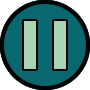
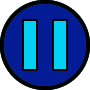
Before/after of a 90px x 90px layered artwork. What changed in the layer stack:
painted on "Layer 3" over [24,20,67,70]
painted on "Layer 4" over [4,4,86,86]
